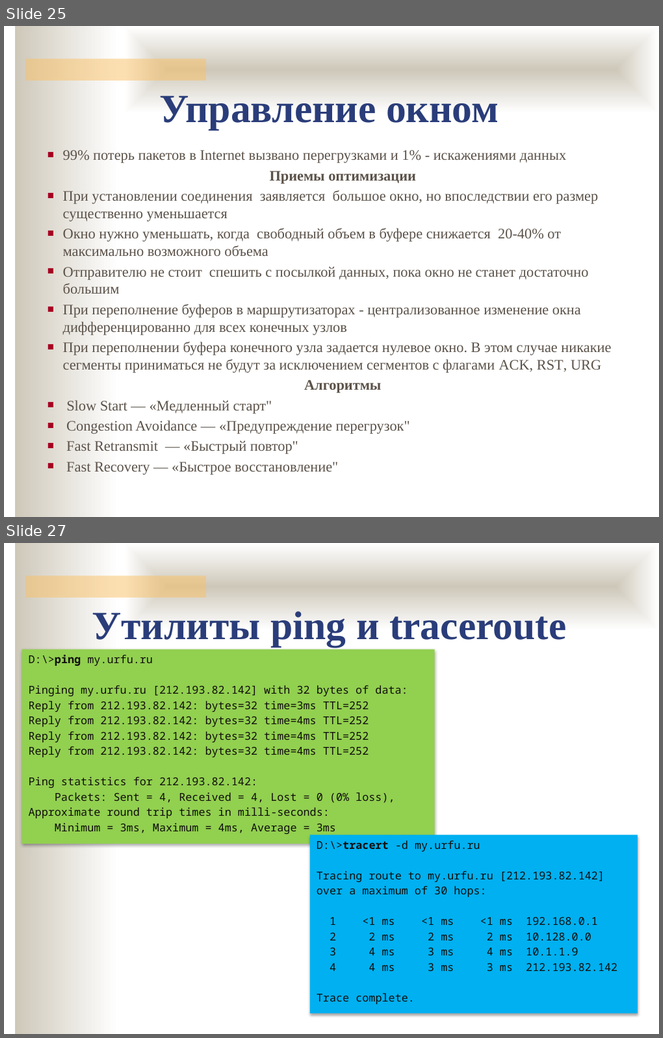
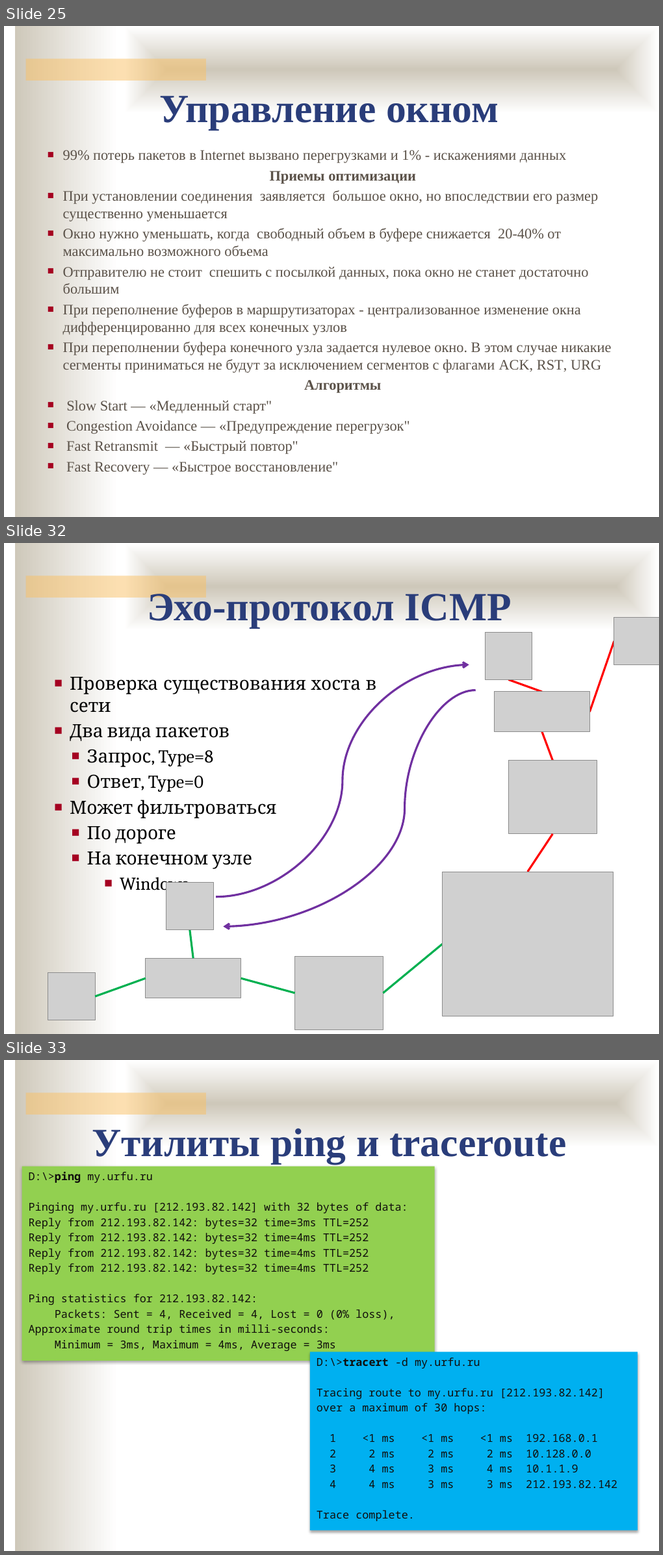
Before and after one commit to ukoloff/nets, a slide deck: lecture/11.pptx. Shown one above the other, each under a label of ours: slides 25 and 27 before the commit, slides 25, 32 and 33 after it; the slides between them are not shown. The pictures are 663x1038 and 663x1555 pixels, drawn with LibreOffice and Linux fonts; fonts in the diff are those of the drawing; grey boxes stand for pictures; background and template pictures are left out. Boxes give left, top, right and bottom in pixels: in the first picture for what was removed or moved away, otherwise in the second. Text is boxed around its words. In the diff, an @@ line names an element or a change of style, - is before the commit and + after.

```diff
--- a/lecture/11.pptx
+++ b/lecture/11.pptx
@@ slide 32 added at (x1=4, y1=543, x2=659, y2=1034), background #FFFFFF; not listed: 3 template elements that a slide beside it also shows @@
@@ text added at (x1=147, y1=589, x2=512, y2=627), 44 pt, text #2A3D7A, bold @@
+Эхо-протокол ICMP
@@ picture added at (x1=614, y1=618, x2=659, y2=665) @@
@@ picture added at (x1=485, y1=633, x2=532, y2=680) @@
@@ line added from (590, 712) to (614, 641), #FF0000 2.25 pt @@
@@ text added at (x1=70, y1=677, x2=377, y2=894), 20 pt, text #000000 @@
+■ Проверка существования хоста в сети
+■ Два вида пакетов
+  ■ Запрос, Type=8
+  ■ Ответ, Type=0
+■ Может фильтроваться
+  ■ По дороге
+  ■ На конечном узле
+    ■ Windows
@@ curved arrow added from (217, 897) to (469, 665), #7030A0 2.25 pt @@
@@ curved arrow added from (476, 691) to (224, 927), #7030A0 2.25 pt @@
@@ picture added at (x1=495, y1=692, x2=590, y2=731) @@
@@ line added from (508, 680) to (542, 692), #FF0000 2.25 pt @@
@@ line added from (542, 731) to (553, 761), #FF0000 2.25 pt @@
@@ picture added at (x1=508, y1=761, x2=597, y2=834) @@
@@ line added from (553, 834) to (527, 872), #FF0000 2.25 pt @@
@@ picture added at (x1=442, y1=872, x2=612, y2=1017) @@
@@ picture added at (x1=166, y1=883, x2=214, y2=930) @@
@@ line added from (190, 930) to (193, 958), #00B050 2.25 pt @@
@@ line added from (442, 944) to (384, 993), #00B050 2.25 pt @@
@@ picture added at (x1=146, y1=958, x2=241, y2=999) @@
@@ picture added at (x1=295, y1=956, x2=384, y2=1030) @@
@@ picture added at (x1=48, y1=973, x2=95, y2=1020) @@
@@ line added from (146, 979) to (95, 997), #00B050 2.25 pt @@
@@ line added from (241, 979) to (295, 993), #00B050 2.25 pt @@
@@ what was slide 27 is now slide 33 @@
```
Also in this commit, not shown: 1 slide changed, 5 other slides added.
